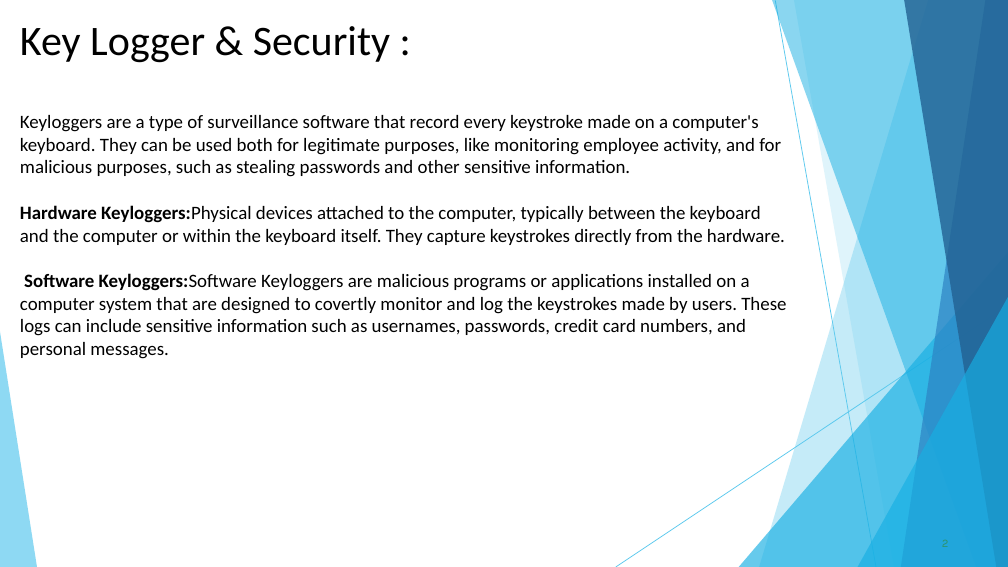
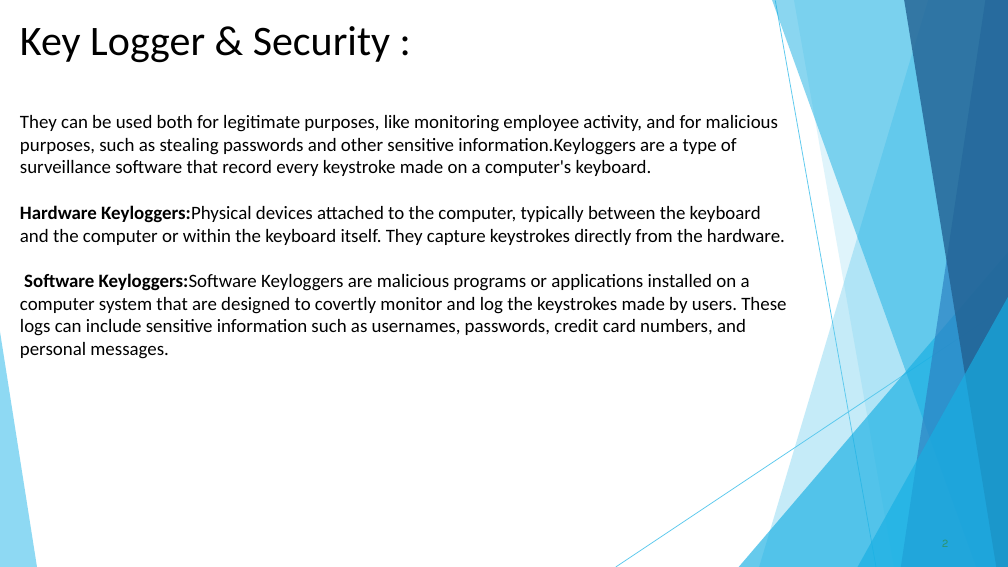
Before and after one commit to Narendravysyaraju/Narendra_project, a slide deck: slide 2 of NARENDRA.pptx. Drawn at 1008x567 pixels with LibreOffice and Linux fonts; fonts in the diff are those of the drawing. Boxes give left, top, right and bottom in pixels: in the first picture for what was removed or moved away, otherwise in the second. Text is boxed around its words. In the diff, an @@ line names an element or a change of style, - is before the commit and + after.

```diff
--- a/NARENDRA.pptx
+++ b/NARENDRA.pptx
@@ title at (20,26,786,359): text changed @@
-Key Logger & Security :
-Keyloggers are a type of surveillance software that record every keystroke made on a computer's keyboard. They can be used both for legitimate purposes, like monitoring employee activity, and for malicious purposes, such as stealing passwords and other sensitive information.
-Hardware Keyloggers:Physical devices attached to the computer, typically between the keyboard and the computer or within the keyboard itself. They capture keystrokes directly from the hardware.
-Software Keyloggers:Software Keyloggers are malicious programs or applications installed on a computer system that are designed to covertly monitor and log the keystrokes made by users. These logs can include sensitive information such as usernames, passwords, credit card numbers, and personal messages.
+Key Logger & Security :
+They can be used both for legitimate purposes, like monitoring employee activity, and for malicious purposes, such as stealing passwords and other sensitive information.Keyloggers are a type of surveillance software that record every keystroke made on a computer's keyboard.
+Hardware Keyloggers:Physical devices attached to the computer, typically between the keyboard and the computer or within the keyboard itself. They capture keystrokes directly from the hardware.
+Software Keyloggers:Software Keyloggers are malicious programs or applications installed on a computer system that are designed to covertly monitor and log the keystrokes made by users. These logs can include sensitive information such as usernames, passwords, credit card numbers, and personal messages.
```
Also in this commit, not shown: 3 other slides changed.
